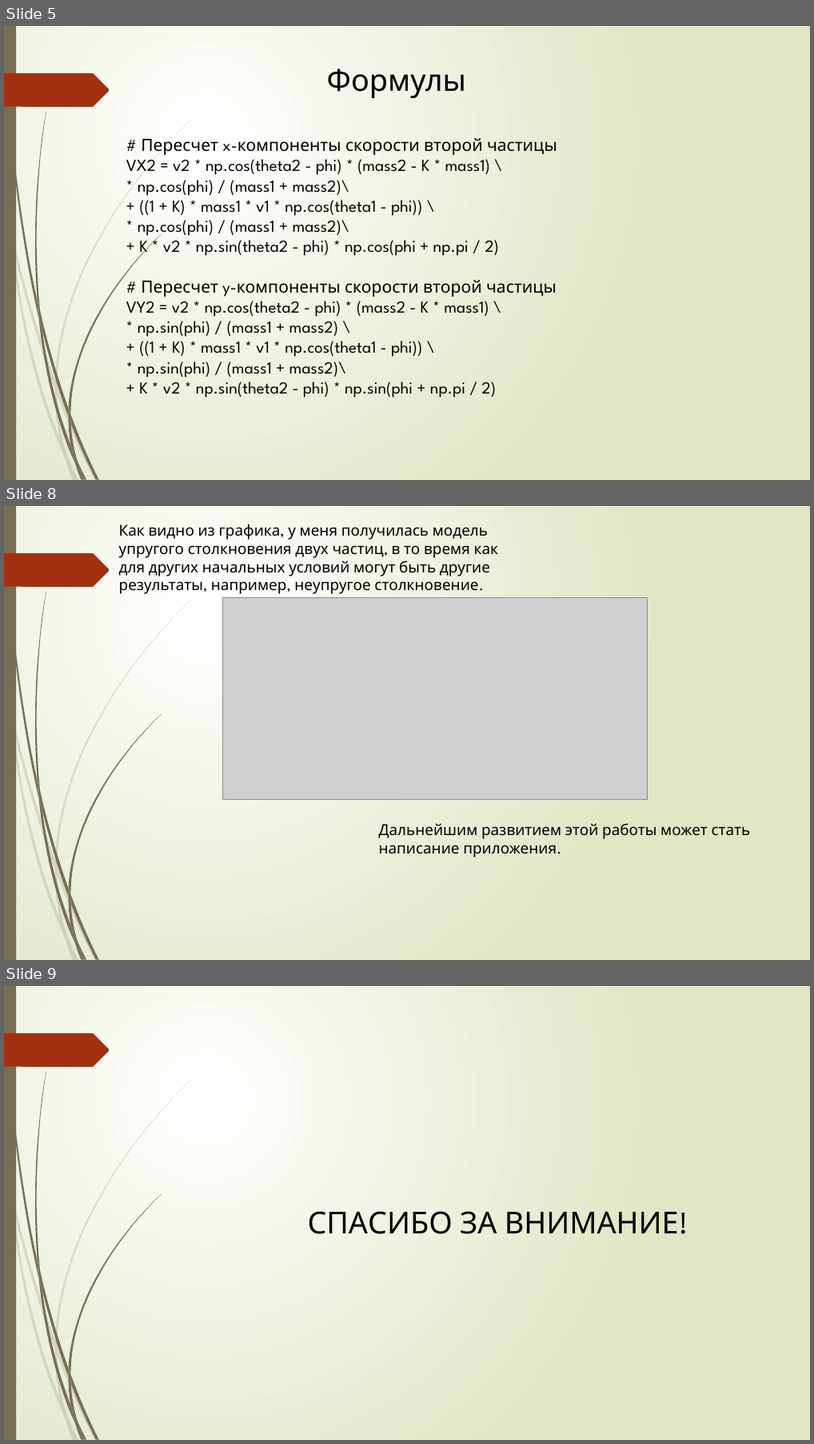
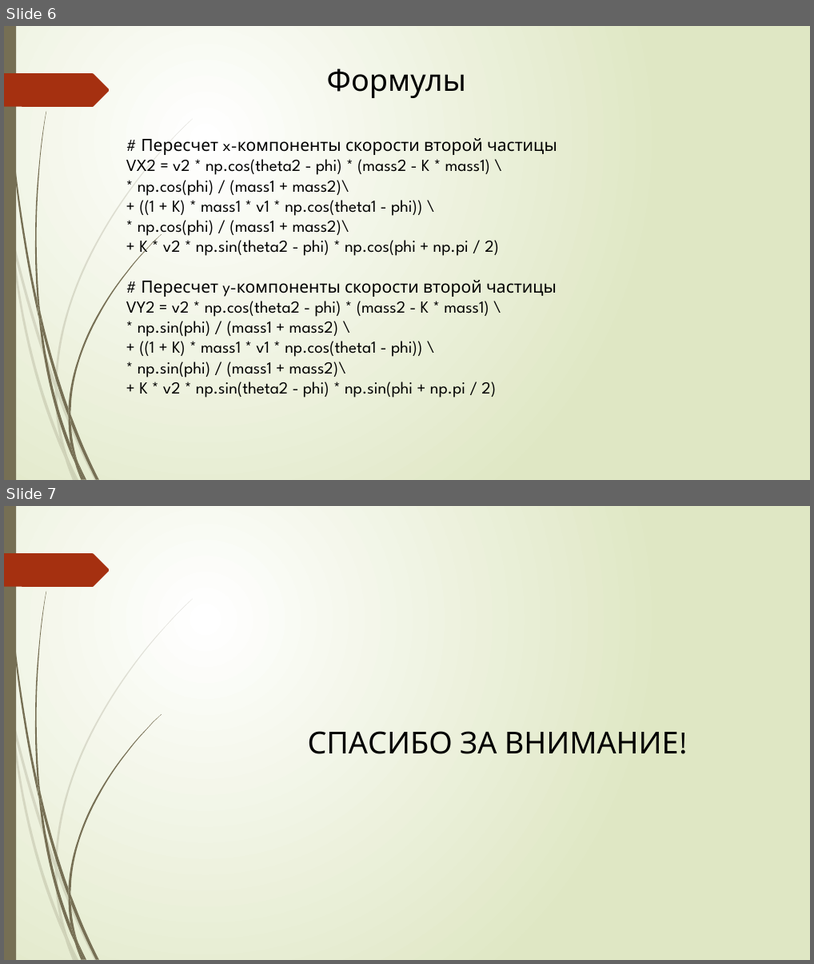
Before and after one commit to MatveiLepehov/final_project, a slide deck: презентация 2.pptx. Shown one above the other, each under a label of ours: slides 5, 8 and 9 before the commit, slides 6 and 7 after it; the slides between them are not shown. The pictures are 814x1444 and 814x964 pixels, drawn with LibreOffice and Linux fonts; fonts in the diff are those of the drawing; grey boxes stand for pictures. Boxes give left, top, right and bottom in pixels: in the first picture for what was removed or moved away, otherwise in the second. Text is boxed around its words. In the diff, an @@ line names an element or a change of style, - is before the commit and + after.

```diff
--- a/презентация 2.pptx
+++ b/презентация 2.pptx
@@ slide 8 removed at bbox=[4, 506, 810, 960], background gradient #FFFFFF to #DFE8C4; not listed: 24 template elements that a slide beside it also shows @@
@@ text removed at bbox=[119, 524, 499, 594] @@
-Как видно из графика, у меня получилась модель упругого столкновения двух частиц, в то время как для других начальных условий могут быть другие результаты, например, неупругое столкновение.
@@ picture removed at bbox=[222, 597, 648, 799] @@
@@ text removed at bbox=[379, 823, 751, 857] @@
-Дальнейшим развитием этой работы может стать написание приложения.
@@ what was slide 5 is now slide 6 @@
@@ what was slide 9 is now slide 7 @@
```
Also in this commit, not shown: 1 slide changed, 1 other slide removed, 1 other file.
